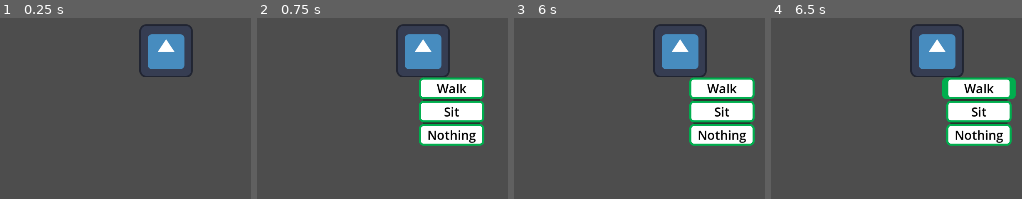
Above: before the commit, frames 1-4 (left to right).
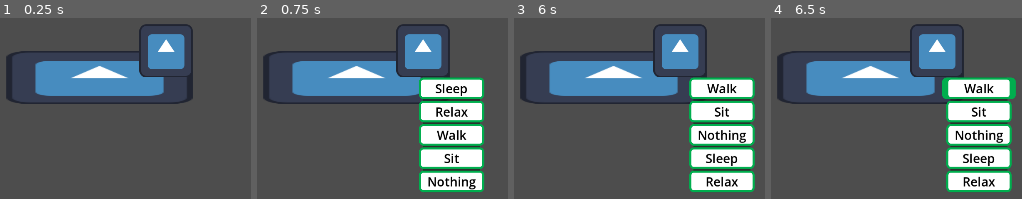
Above: after the commit, the same moments.

Repository: LatonFeed/LifeSim
Game: Godot game, scene res://main.tscn
The game is run twice, just before and just after one commit, with the same random seed, the same clock (stepped at 60 frames per second) and the same inputs. The engine's default icon, where the game draws it, is replaced by a stand-in: a white triangle on a blue panel in a dark square.
Inputs (mouse positions are in pixels of both pictures, inside the frame that each line leads up to):
- Up to frame 1 (0.25 s): no input
- Up to frame 2 (0.75 s): tap Enter at 0.5 s; move the mouse to (422, 77) at 0.52 s; click (422, 77) at 0.67 s
- Up to frame 3 (6 s): click (709, 88) at 1.25 s, where only the run after the commit has a clickable "Sleep"; tap Space at 2, 3.5, 5 s; move the mouse to (outside the picture) at 2.02 s; click (outside the picture) at 2.17 s; tap Enter at 2.75, 4.25 s; move the mouse to (outside the picture) at 2.77 s; click (outside the picture) at 2.92 s; move the mouse to (614, 166) at 3.52 s; click (614, 166) at 3.67 s; move the mouse to (outside the picture) at 4.27 s; click (outside the picture) at 4.42 s; move the mouse to (outside the picture) at 5.02 s; click (outside the picture) at 5.17 s; move the mouse to (692, 77) at 5.77 s; click (692, 77) at 5.92 s
- Up to frame 4 (6.5 s): no input

The runs differ from the first frame. In frame 1, 11% of the frame differs, in the area x 2-77%, y 18-48%; in frame 2, 19%, in the area x 2-91%, y 18-97%; in frame 3, 17%; in frame 4, 17%.

Commit message:
container size fixed

Diff:
--- a/life-sim/Scenes/action_menu.gd
+++ b/life-sim/Scenes/action_menu.gd
@@ -12,6 +12,7 @@
 
 	# 2 Clear previous
 	for child in button_list.get_children():
+		button_list.remove_child(child)
 		child.queue_free()
 
 	# 3 Create a new button for each action
@@ -23,6 +24,8 @@
 
 		button_list.add_child(btn)
 
+	menu_background.size = Vector2.ZERO
+
 	# 4 Show the menu
 	menu_background.visible = true
 
--- a/life-sim/main.tscn
+++ b/life-sim/main.tscn
@@ -1,7 +1,11 @@
-[gd_scene load_steps=3 format=3 uid="uid://2kkuqr6nqjhg"]
+[gd_scene load_steps=5 format=3 uid="uid://2kkuqr6nqjhg"]
 
 [ext_resource type="PackedScene" uid="uid://tuirx36pfobj" path="res://Scenes/interactable_object.tscn" id="2_0xm2m"]
 [ext_resource type="Texture2D" uid="uid://belj4gmgiaml7" path="res://icon.svg" id="2_h2yge"]
+[ext_resource type="Script" uid="uid://bihpyd0m7w3gl" path="res://Scenes/interactable_object.gd" id="3_h2yge"]
+
+[sub_resource type="RectangleShape2D" id="RectangleShape2D_1bvp3"]
+size = Vector2(448, 256)
 
 [node name="Main" type="Node2D"]
 
@@ -11,6 +15,21 @@
 z_index = 1000
 available_actions = Array[String](["Walk", "Sit", "Nothing"])
 
-[node name="Icon" type="Sprite2D" parent="."]
+[node name="Icon" type="Sprite2D" parent="InteractableObject"]
 position = Vector2(64, -64)
 texture = ExtResource("2_h2yge")
+
+[node name="Area2D" type="Area2D" parent="."]
+script = ExtResource("3_h2yge")
+available_actions = Array[String](["Sleep", "Relax"])
+
+[node name="CollisionShape2D" type="CollisionShape2D" parent="Area2D"]
+position = Vector2(-96, 0)
+shape = SubResource("RectangleShape2D_1bvp3")
+
+[node name="Icon2" type="Sprite2D" parent="Area2D"]
+position = Vector2(-96.00001, 0)
+scale = Vector2(3.5, 1)
+texture = ExtResource("2_h2yge")
+
+[connection signal="input_event" from="Area2D" to="Area2D" method="_on_input_event"]
